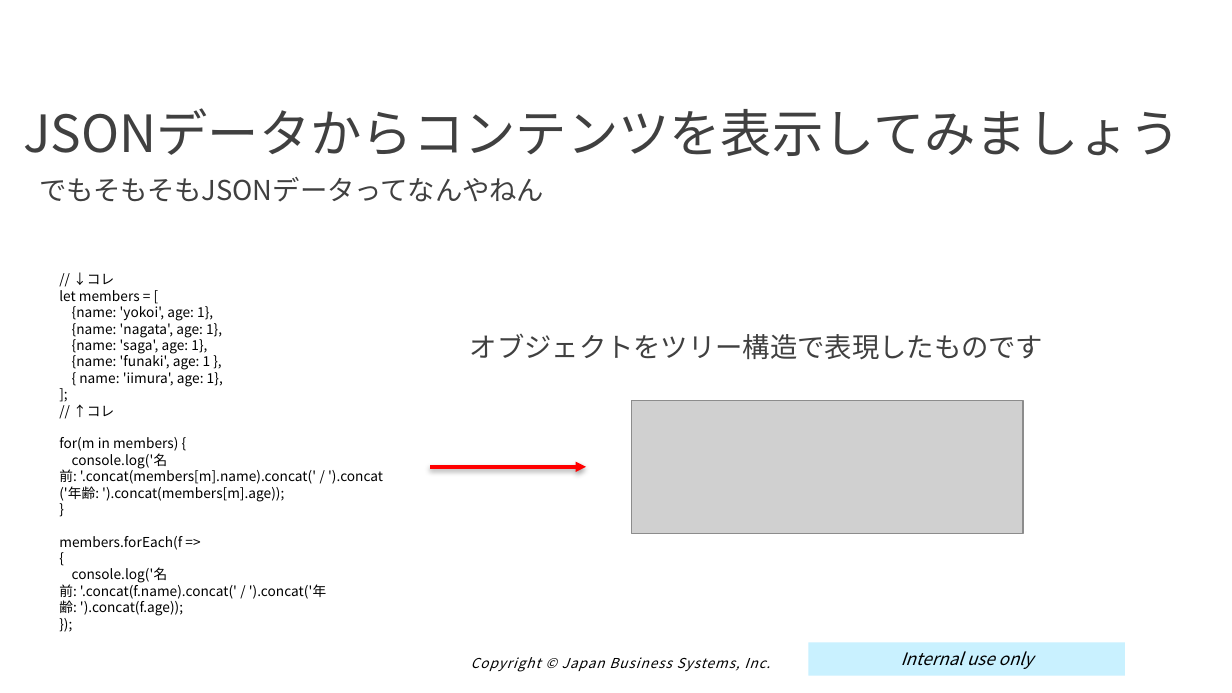
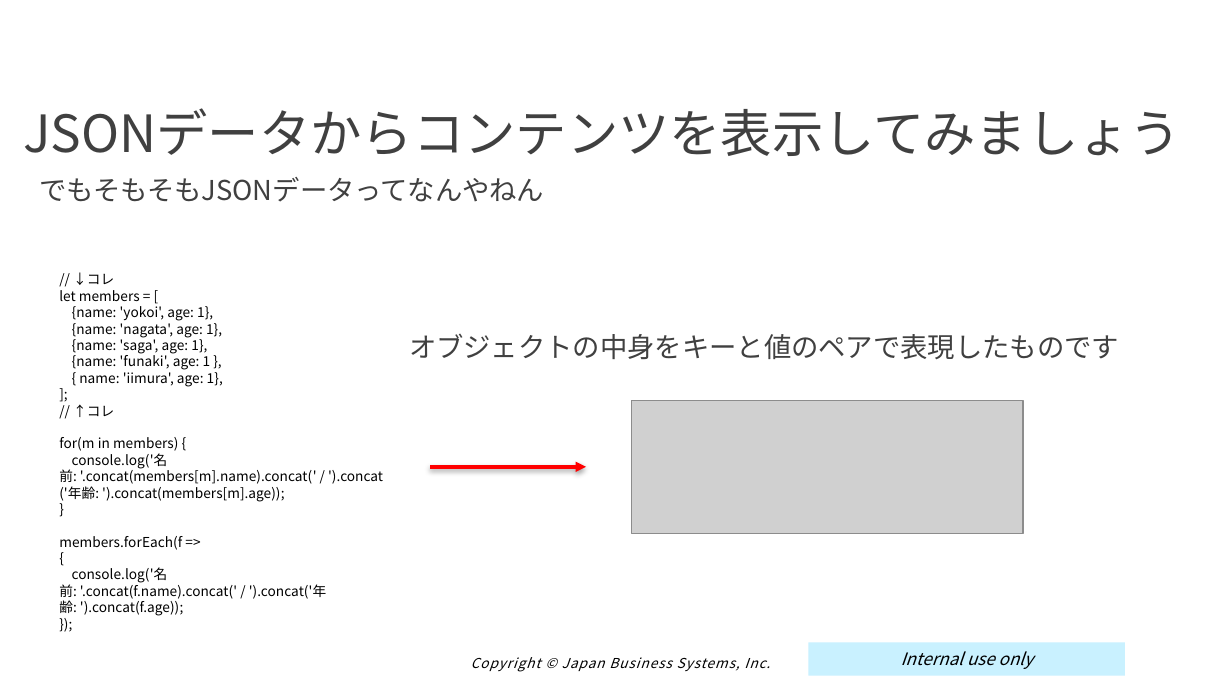
Before and after one commit to muchiyama/cf_training, a slide deck: slide 45 of doc/しりょ.pptx. Drawn at 1232x693 pixels with LibreOffice and Linux fonts; fonts in the diff are those of the drawing; grey boxes stand for pictures; background and template pictures are left out. Boxes give left, top, right and bottom in pixels: in the first picture for what was removed or moved away, otherwise in the second. Text is boxed around its words. In the diff, an @@ line names an element or a change of style, - is before the commit and + after.

```diff
--- a/doc/しりょ.pptx
+++ b/doc/しりょ.pptx
@@ text at (409, 334, 1119, 359): text changed @@
-オブジェクトをツリー構造で表現したものです
+オブジェクトの中身をキーと値のペアで表現したものです
```
Also in this commit, not shown: 11 other slides changed, 8 other files.
